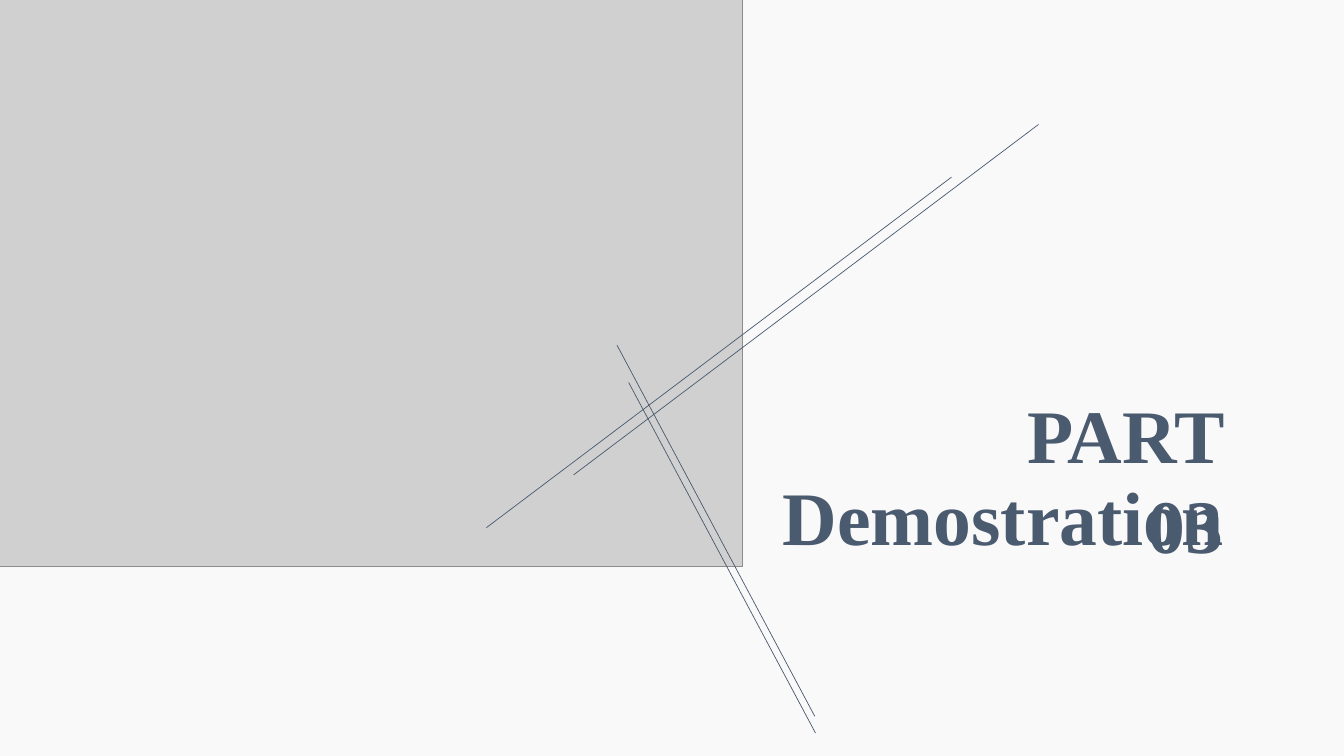
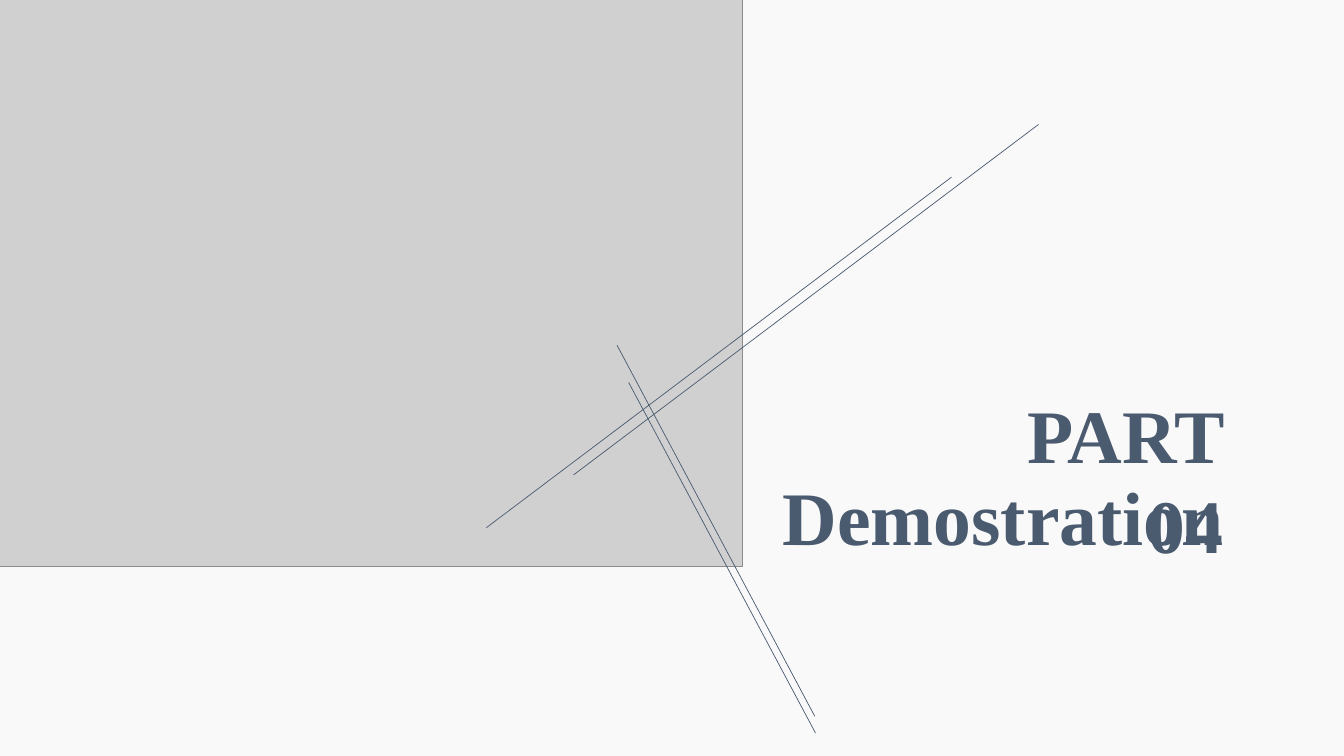
Before and after one commit to yippp/Musier, a slide deck: slide 9 of FinalPRE/FinalPRE.pptx (slide 7 before the commit). Drawn at 1344x756 pixels with LibreOffice and Linux fonts; fonts in the diff are those of the drawing; grey boxes stand for pictures. Boxes give left, top, right and bottom in pixels: in the first picture for what was removed or moved away, otherwise in the second. Text is boxed around its words. In the diff, an @@ line names an element or a change of style, - is before the commit and + after.

```diff
--- a/FinalPRE/FinalPRE.pptx
+++ b/FinalPRE/FinalPRE.pptx
@@ text at (x1=1027, y1=413, x2=1224, y2=554): text changed @@
-PART 03
+PART 04
```
Also in this commit, not shown: 7 other slides changed.
